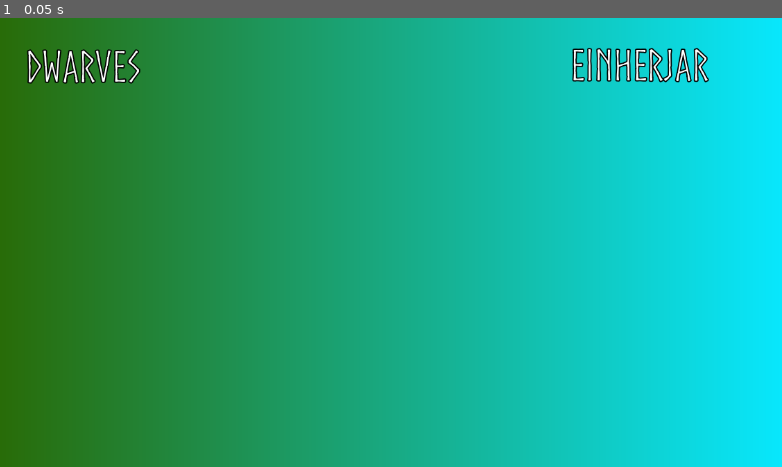
Above: before the commit, frame 1.
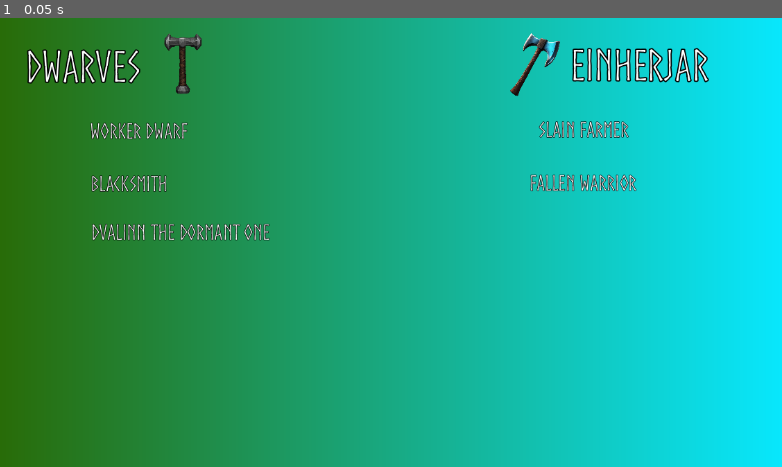
Above: after the commit, the same moment.

Repository: Akminime/StefanGame
Game: Godot game, scene res://scenes/selection.tscn
The game is run twice, just before and just after one commit, with the same random seed, the same clock (stepped at 60 frames per second) and the same inputs. This scene is started directly instead of the project's main scene.
Inputs:
- Up to frame 1 (0.05 s): no input

The runs differ from the first frame. In frame 1, 1.9% of the frame differs, in the area x 11-82%, y 3-50%.

Commit message:
Updates to race selection

Diff:
--- /dev/null
+++ b/prefabs/bigTextLabelSettings.tres
@@ -0,0 +1,9 @@
+[gd_resource type="LabelSettings" load_steps=2 format=3 uid="uid://d2fovmting00t"]
+
+[ext_resource type="FontFile" uid="uid://cwo52cuq6evvr" path="res://resources/Runic.otf" id="1_le2nx"]
+
+[resource]
+font = ExtResource("1_le2nx")
+font_size = 60
+outline_size = 7
+outline_color = Color(0, 0, 0, 1)
--- /dev/null
+++ b/prefabs/header2LabelSettings.tres
@@ -0,0 +1,9 @@
+[gd_resource type="LabelSettings" load_steps=2 format=3 uid="uid://byf41kjf7uu34"]
+
+[ext_resource type="FontFile" uid="uid://cwo52cuq6evvr" path="res://resources/Runic.otf" id="1_makmg"]
+
+[resource]
+font = ExtResource("1_makmg")
+font_size = 30
+outline_size = 3
+outline_color = Color(0, 0, 0, 1)
--- a/project.godot
+++ b/project.godot
@@ -10,7 +10,7 @@
 
 [application]
 
-config/name="Steffans Game"
+config/name="The War Of The Nine Realms"
 run/main_scene="res://scenes/login.tscn"
 config/features=PackedStringArray("4.2", "Forward Plus")
 boot_splash/bg_color=Color(0, 0, 0, 1)
--- a/scenes/selection.tscn
+++ b/scenes/selection.tscn
@@ -1,13 +1,10 @@
-[gd_scene load_steps=4 format=3 uid="uid://4qfou6khbrht"]
+[gd_scene load_steps=6 format=3 uid="uid://4qfou6khbrht"]
 
 [ext_resource type="Texture2D" uid="uid://cps6jw4q7opij" path="res://assets/textures/selectionBG.tres" id="1_wcm31"]
-[ext_resource type="FontFile" uid="uid://cwo52cuq6evvr" path="res://resources/Runic.otf" id="2_ulen3"]
-
-[sub_resource type="LabelSettings" id="LabelSettings_xidxb"]
-font = ExtResource("2_ulen3")
-font_size = 60
-outline_size = 7
-outline_color = Color(0, 0, 0, 1)
+[ext_resource type="LabelSettings" uid="uid://d2fovmting00t" path="res://prefabs/bigTextLabelSettings.tres" id="2_5r6uj"]
+[ext_resource type="LabelSettings" uid="uid://byf41kjf7uu34" path="res://prefabs/header2LabelSettings.tres" id="3_0h24k"]
+[ext_resource type="Texture2D" uid="uid://bkg7n4ltxd6oc" path="res://assets/textures/Hammer.png" id="4_ff2rx"]
+[ext_resource type="Texture2D" uid="uid://ucb4rnndwtxx" path="res://assets/textures/Axe.png" id="5_lnq6c"]
 
 [node name="selection" type="Node2D"]
 
@@ -16,18 +13,72 @@
 scale = Vector2(4.60547, 675)
 texture = ExtResource("1_wcm31")
 
-[node name="Dwarveslabel" type="Label" parent="."]
+[node name="Dwarf" type="Node2D" parent="."]
+
+[node name="Dwarveslabel" type="Label" parent="Dwarf"]
 offset_left = 61.0
 offset_top = 39.0
 offset_right = 228.0
 offset_bottom = 100.0
 text = "Dwarves"
-label_settings = SubResource("LabelSettings_xidxb")
+label_settings = ExtResource("2_5r6uj")
 
-[node name="EinherjarLabel" type="Label" parent="."]
+[node name="Worker" type="Label" parent="Dwarf"]
+offset_left = 154.0
+offset_top = 147.0
+offset_right = 294.0
+offset_bottom = 178.0
+text = "Worker Dwarf"
+label_settings = ExtResource("3_0h24k")
+
+[node name="Light - Blacksmith" type="Label" parent="Dwarf"]
+offset_left = 155.0
+offset_top = 223.0
+offset_right = 295.0
+offset_bottom = 254.0
+text = "Blacksmith"
+label_settings = ExtResource("3_0h24k")
+
+[node name="Special - Dvalinn" type="Label" parent="Dwarf"]
+offset_left = 156.0
+offset_top = 293.0
+offset_right = 412.0
+offset_bottom = 324.0
+text = "Dvalinn The Dormant One"
+label_settings = ExtResource("3_0h24k")
+
+[node name="Sprite2D" type="Sprite2D" parent="Dwarf"]
+position = Vector2(290.25, 67.7501)
+scale = Vector2(0.223, 0.223)
+texture = ExtResource("4_ff2rx")
+
+[node name="Einherjar" type="Node2D" parent="."]
+
+[node name="Worker" type="Label" parent="Einherjar"]
+offset_left = 801.0
+offset_top = 145.0
+offset_right = 941.0
+offset_bottom = 176.0
+text = "Slain Farmer"
+label_settings = ExtResource("3_0h24k")
+
+[node name="EinherjarLabel" type="Label" parent="Einherjar"]
 offset_left = 847.0
 offset_top = 37.0
 offset_right = 1047.0
 offset_bottom = 98.0
 text = "Einherjar"
-label_settings = SubResource("LabelSettings_xidxb")
+label_settings = ExtResource("2_5r6uj")
+
+[node name="Light - Fallen Warrior" type="Label" parent="Einherjar"]
+offset_left = 788.0
+offset_top = 222.0
+offset_right = 943.0
+offset_bottom = 253.0
+text = "Fallen Warrior"
+label_settings = ExtResource("3_0h24k")
+
+[node name="Icon" type="Sprite2D" parent="Einherjar"]
+position = Vector2(795, 66)
+scale = Vector2(0.203, 0.203)
+texture = ExtResource("5_lnq6c")
Binary file removed: DEMOS/RaceSelectiom.png
Binary file added: DEMOS/RaceSelection.png
Binary file added: assets/textures/Axe.png
Not shown, added: assets/textures/Axe.png.import
Binary file added: assets/textures/Hammer.png
Not shown, added: assets/textures/Hammer.png.import
Not shown, changed: README.md
